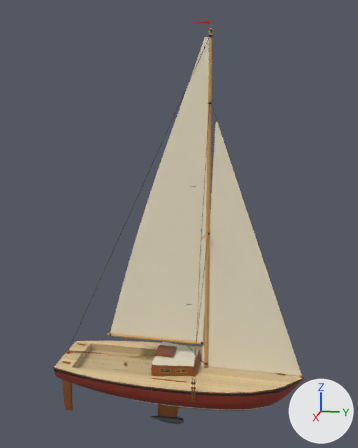
One commit to the glTF model art/boats/keelboat.glb: the scene before it, then after it.
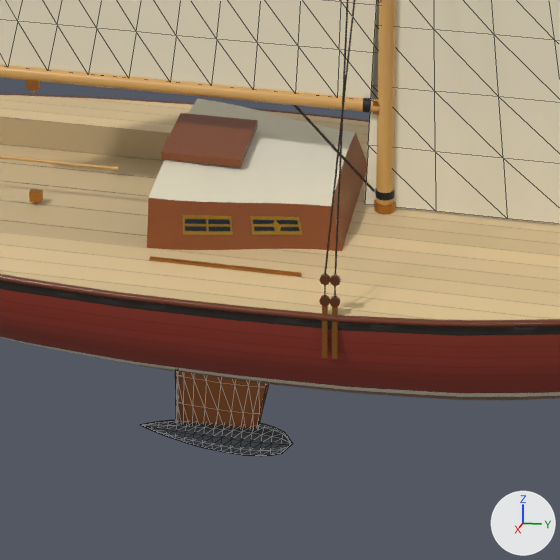
Each version is shown whole from a 50 mm lens placed at (12.46, 2.86, 7.93), pointed at (-0.13, 0.34, 4.78), then close up on the part from 33% to 69% of the width and 71% to 100% of the height. Every picture has the same lights, and +X, +Y and +Z are marked at lower right. The first two pictures are the older version. The close-ups show mesh edges as thin lines. Where no turn or scale is listed for an object, it has been applied to the vertices.

Objects in the first close-up: 'boom', 'bulb', 'daggerboard', 'hull', 'jib', 'mast', 'sail' and 4 more.
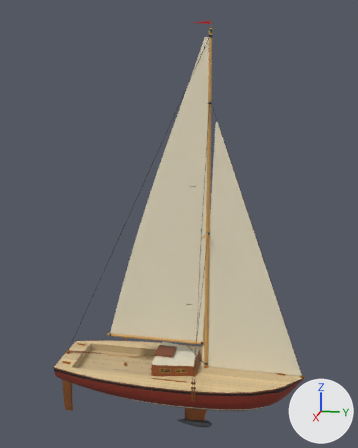
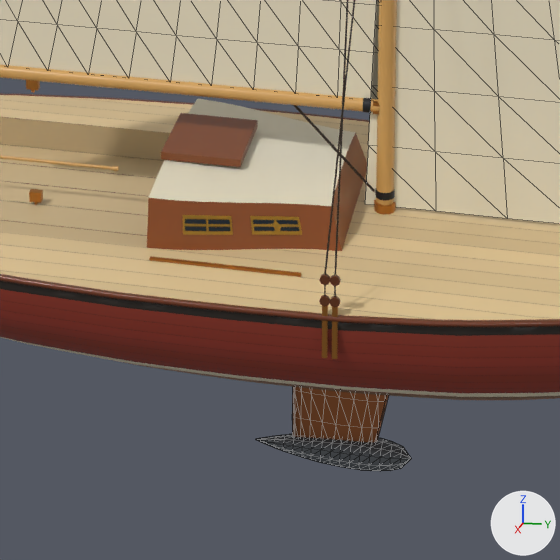
Boxes [x1, y1, x2, y2] around the edits, measured in the close-ups (560 x 560 px):
```json
{"object": "daggerboard", "change": "moved", "before": [175, 371, 269, 428], "after": [292, 387, 389, 442]}
{"object": "bulb", "change": "moved", "before": [140, 420, 293, 456], "after": [256, 434, 411, 471]}
```

Edits to the scene script, one JSON object a line:
```json
{"op": "set", "path": "ob_daggerboard.location", "old": "(0.0, 0.1, 0.0)", "new": "(0.0, 0.9, 0.0)"}
{"op": "set", "path": "ob_bulb.location", "old": "(0.0, 0.1, 0.0)", "new": "(0.0, 0.9, 0.0)"}
```
